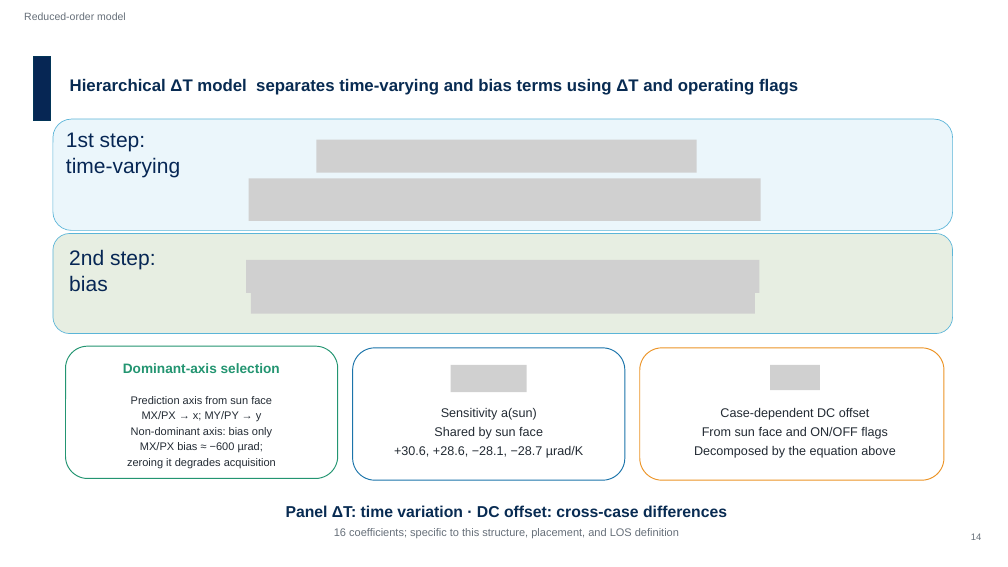
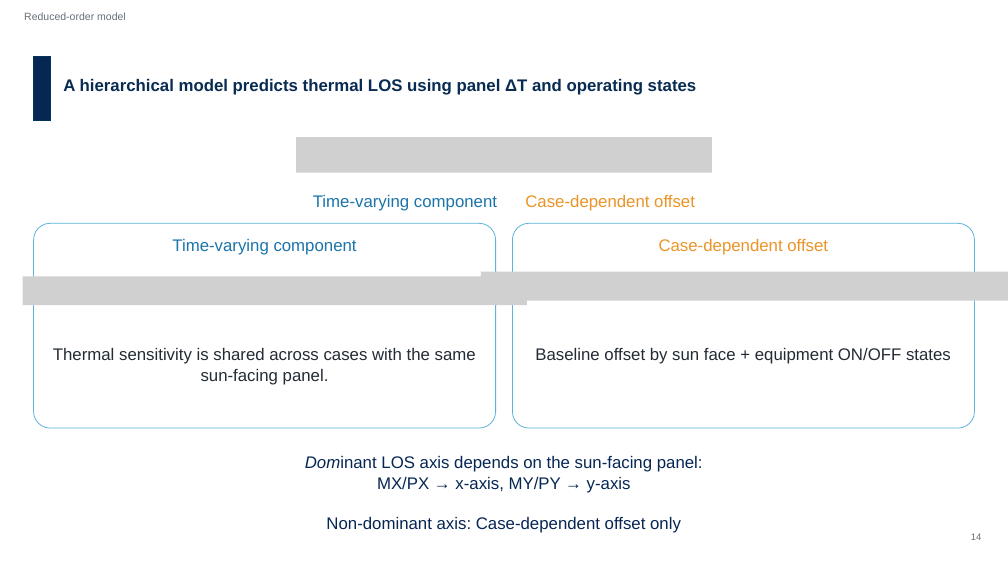
Before and after one commit to Hideki-1029/thermal-deformation-optcomm, a slide deck: slide 16 of papers/ICSO/slides/en_ICSO2026_slides_takamoto.pptx. Drawn at 1008x567 pixels with LibreOffice and Linux fonts; fonts in the diff are those of the drawing; grey boxes stand for pictures; background and template pictures are left out. Boxes give left, top, right and bottom in pixels: in the first picture for what was removed or moved away, otherwise in the second. Text is boxed around its words. In the diff, an @@ line names an element or a change of style, - is before the commit and + after.

```diff
--- a/papers/ICSO/slides/en_ICSO2026_slides_takamoto.pptx
+++ b/papers/ICSO/slides/en_ICSO2026_slides_takamoto.pptx
@@ text at [63,78,697,95]: text changed @@
-Hierarchical ΔT model separates time-varying and bias terms using ΔT and operating flags
+A hierarchical model predicts thermal LOS using panel ΔT and operating states
@@ rounded rectangle removed at [53,119,953,231] @@
@@ text removed at [66,132,180,177] @@
-1st step: time-varying
@@ picture: place and size @@
-picture at [316,140,697,173]
+picture at [296,137,712,172]
@@ picture removed at [249,178,761,221] @@
@@ text added at [313,195,695,211], 32 pt, text #1B74AA @@
+Time-varying component Case-dependent offset
@@ rounded rectangle added at [34,223,496,428], fill #FFFFFF, outline #5BB5D8 1.5 pt @@
@@ rounded rectangle removed at [53,234,953,334] @@
@@ text added at [172,239,357,255], 32 pt, text #1B74AA @@
+Time-varying component
@@ rounded rectangle added at [513,223,975,428], fill #FFFFFF, outline #5BB5D8 1.5 pt @@
@@ text added at [659,239,828,255], 32 pt, text #EC9427 @@
+Case-dependent offset
@@ text removed at [69,249,155,291] @@
-2nd step: bias
@@ picture removed at [246,260,759,293] @@
@@ picture added at [23,276,527,305] @@
@@ picture removed at [251,290,755,314] @@
@@ picture added at [481,272,1008,301] @@
@@ text added at [53,348,476,385], 32 pt, text #232B34 @@
+Thermal sensitivity is shared across cases with the same sun-facing panel.
@@ rounded rectangle removed at [65,346,338,479] @@
@@ rounded rectangle removed at [353,348,625,480] @@
@@ text added at [535,348,951,364], 32 pt, text #232B34 @@
+Baseline offset by sun face + equipment ON/OFF states
@@ rounded rectangle removed at [640,348,944,480] @@
@@ text removed at [123,363,280,373] @@
-Dominant-axis selection
@@ picture removed at [451,365,527,392] @@
@@ picture removed at [770,365,820,390] @@
@@ text removed at [127,396,276,468] @@
-Prediction axis from sun face
-MX/PX → x; MY/PY → y
-Non-dominant axis: bias only
-MX/PX bias ≈ −600 µrad;
-zeroing it degrades acquisition
@@ text removed at [394,408,583,458] @@
-Sensitivity a(sun)
-Shared by sun face
-+30.6, +28.6, −28.1, −28.7 µrad/K
@@ text removed at [694,408,895,458] @@
-Case-dependent DC offset
-From sun face and ON/OFF flags
-Decomposed by the equation above
@@ text added at [305,455,703,533], 32 pt, text #062654 @@
+Dominant LOS axis depends on the sun-facing panel:
+MX/PX → x-axis, MY/PY → y-axis
+Non-dominant axis: Case-dependent offset only
@@ text removed at [286,505,727,517] @@
-Panel ΔT: time variation · DC offset: cross-case differences
@@ text removed at [334,528,679,539] @@
-16 coefficients; specific to this structure, placement, and LOS definition
```
Also in this commit, not shown: 10 other slides changed, 4 slides added, 2 slides removed, 6 other files.
